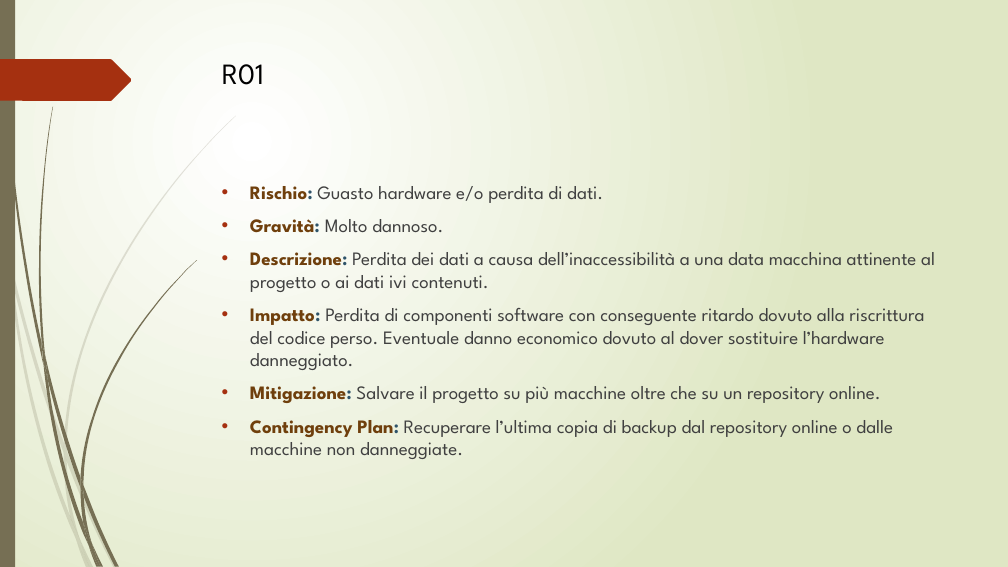
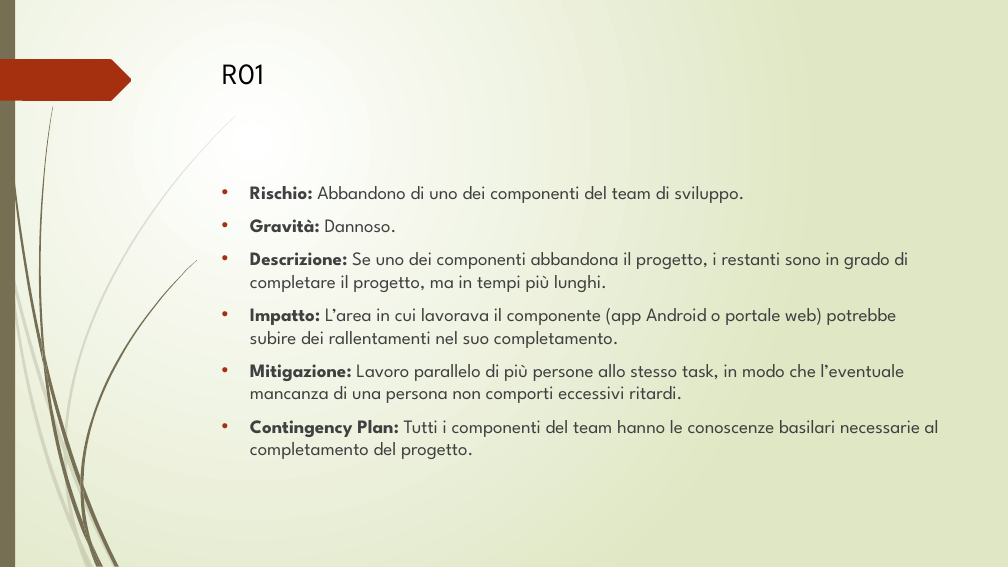
Before and after one commit to lpleo/Ingegneria_Software_2014, a slide deck: slide 48 of Slide/slide_FINALI.pptx. Drawn at 1008x567 pixels with LibreOffice and Linux fonts; fonts in the diff are those of the drawing. Boxes give left, top, right and bottom in pixels: in the first picture for what was removed or moved away, otherwise in the second. Text is boxed around its words. In the diff, an @@ line names an element or a change of style, - is before the commit and + after.

Commit message:
slide_test?

```diff
--- a/Slide/slide_FINALI.pptx
+++ b/Slide/slide_FINALI.pptx
@@ text at <box>250,186,939,459</box>: text changed @@
-• Rischio: Guasto hardware e/o perdita di dati.
-• Gravità: Molto dannoso.
-• Descrizione: Perdita dei dati a causa dell’inaccessibilità a una data macchina attinente al progetto o ai dati ivi contenuti.
-• Impatto: Perdita di componenti software con conseguente ritardo dovuto alla riscrittura del codice perso. Eventuale danno economico dovuto al dover sostituire l’hardware danneggiato.
-• Mitigazione: Salvare il progetto su più macchine oltre che su un repository online.
-• Contingency Plan: Recuperare l’ultima copia di backup dal repository online o dalle macchine non danneggiate.
+• Rischio: Abbandono di uno dei componenti del team di sviluppo.
+• Gravità: Dannoso.
+• Descrizione: Se uno dei componenti abbandona il progetto, i restanti sono in grado di completare il progetto, ma in tempi più lunghi.
+• Impatto: L’area in cui lavorava il componente (app Android o portale web) potrebbe subire dei rallentamenti nel suo completamento.
+• Mitigazione: Lavoro parallelo di più persone allo stesso task, in modo che l’eventuale mancanza di una persona non comporti eccessivi ritardi.
+• Contingency Plan: Tutti i componenti del team hanno le conoscenze basilari necessarie al completamento del progetto.
```
Also in this commit, not shown: 1 other file.
